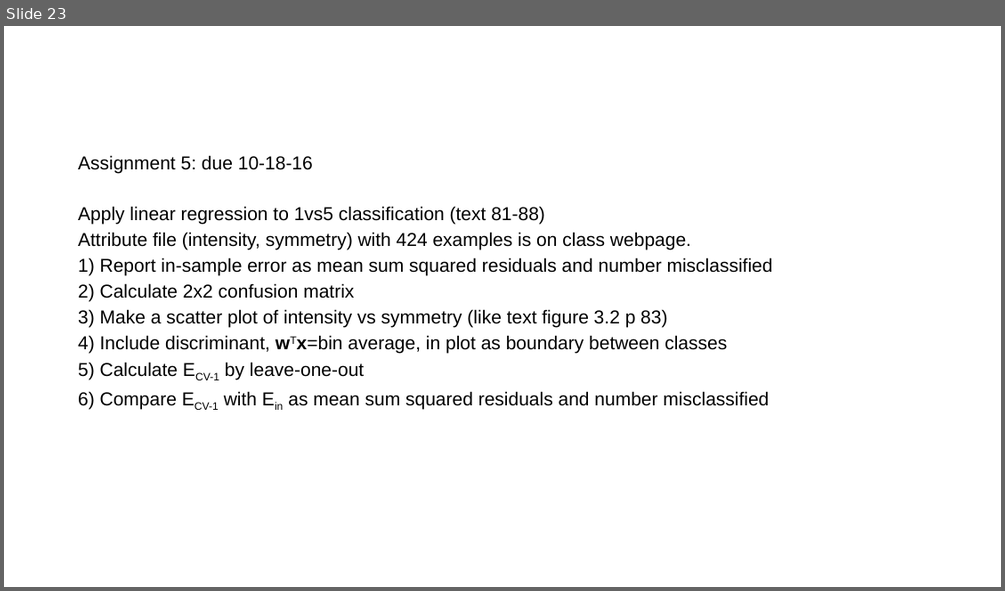
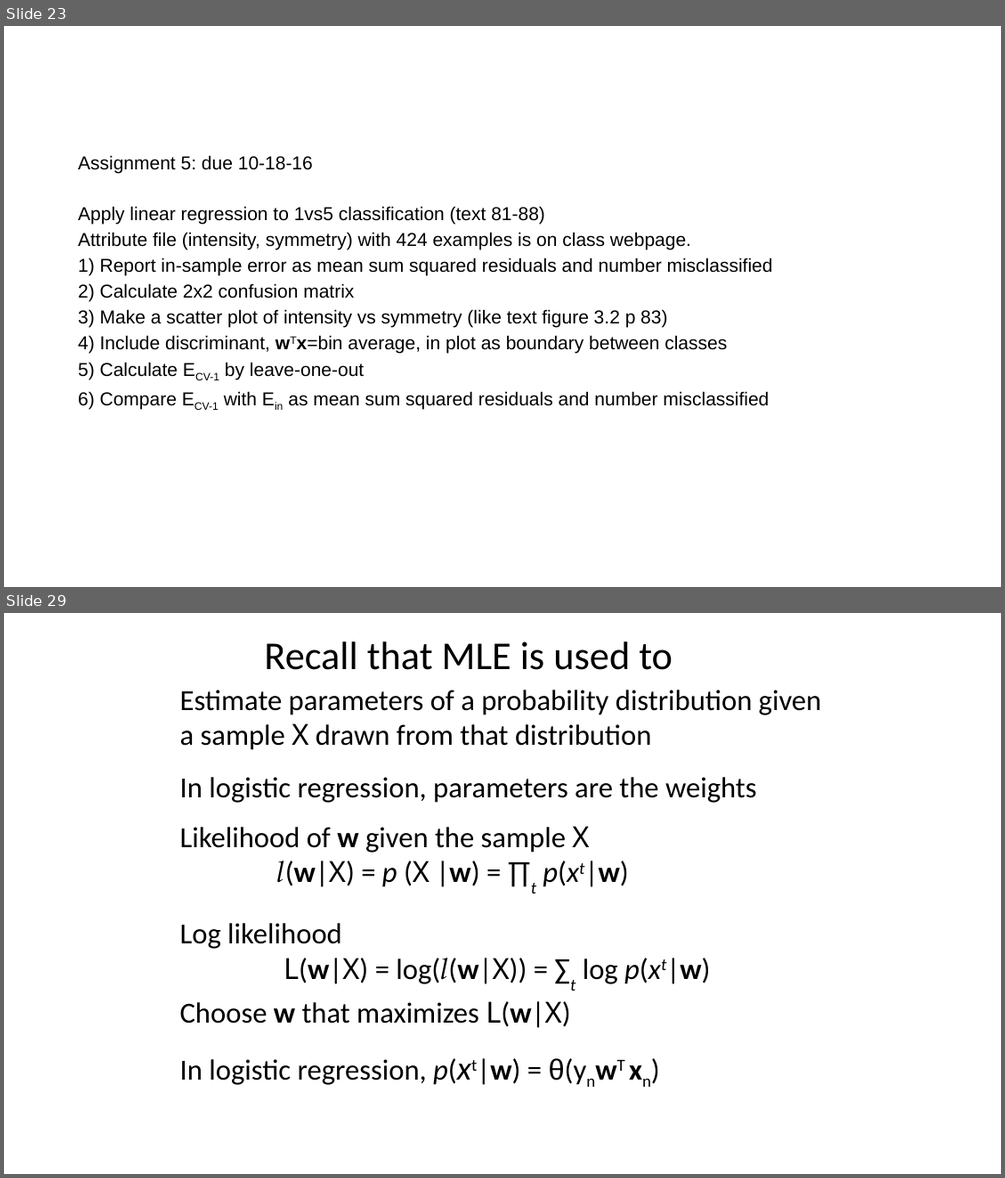
Before and after one commit to zhy9036/cs_2016_fall, a slide deck: 534_ANN/linear models.pptx. Shown one above the other, each under a label of ours: slide 23 before the commit, slides 23 and 29 after it; the slides between them are not shown. The pictures are 1005x591 and 1005x1178 pixels, drawn with LibreOffice and Linux fonts; fonts in the diff are those of the drawing. Boxes give left, top, right and bottom in pixels: in the first picture for what was removed or moved away, otherwise in the second. Text is boxed around its words. In the diff, an @@ line names an element or a change of style, - is before the commit and + after.

```diff
--- a/534_ANN/linear models.pptx
+++ b/534_ANN/linear models.pptx
@@ slide 29 added at (4,613,1001,1174), background #FFFFFF @@
@@ text added at (264,641,672,670), 38 pt, text #000000 @@
+Recall that MLE is used to
@@ text added at (180,690,822,1085), 28 pt, text #000000 @@
+Estimate parameters of a probability distribution given
+a sample X drawn from that distribution
+In logistic regression, parameters are the weights
+Likelihood of w given the sample X
+l(w|X) = p (X |w) = ∏t p(xt|w)
+Log likelihood
+L(w|X) = log(l(w|X)) = ∑t log p(xt|w)
+Choose w that maximizes L(w|X)
+In logistic regression, p(xt|w) = θ(ynwT xn)
```
Also in this commit, not shown: 30 other slides added, 25 other files.
